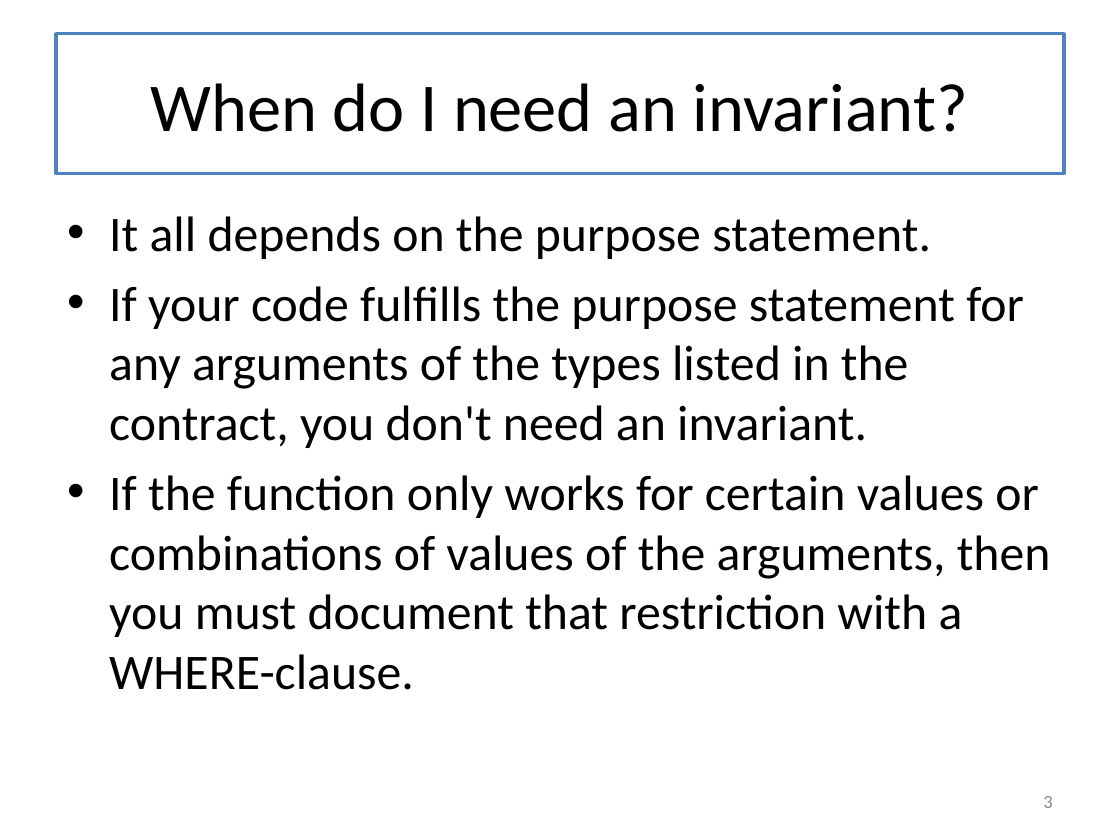
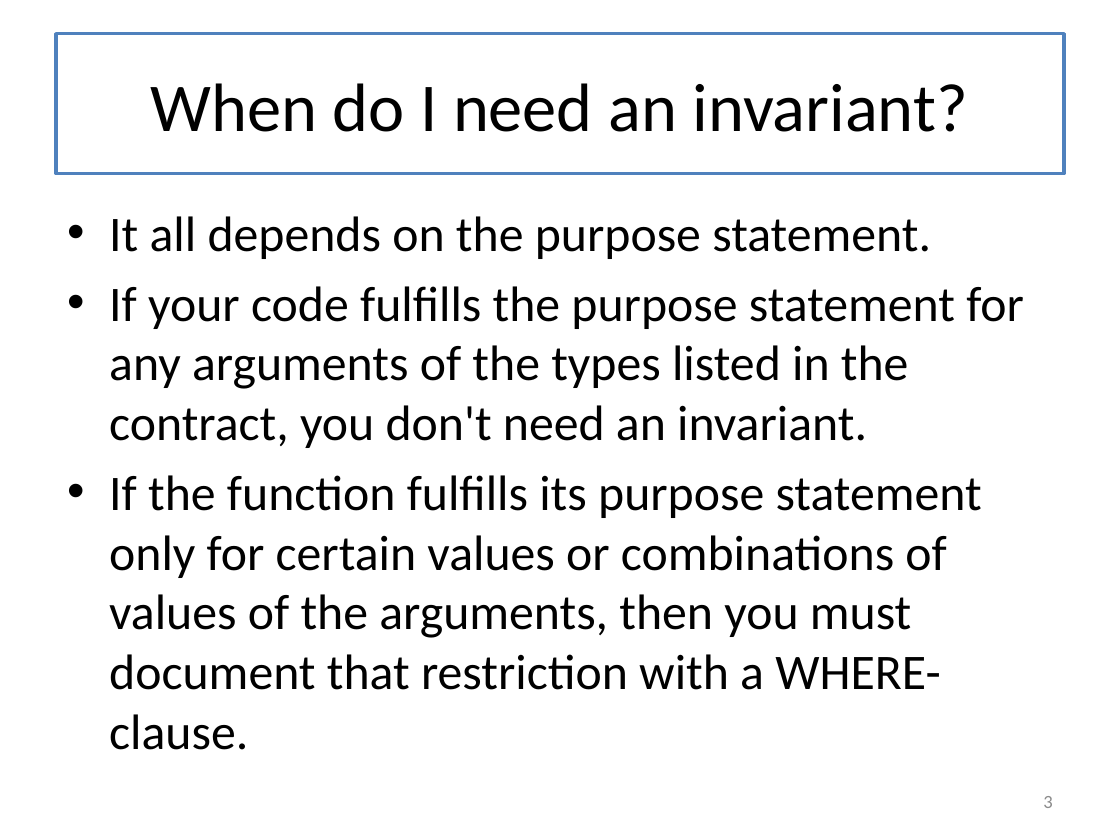
Before and after one commit to mwand/cs5010f16, a slide deck: slide 3 of Slides/Lesson 7.4 When do I need an invariant.pptx. Drawn at 1120x840 pixels with LibreOffice and Linux fonts; fonts in the diff are those of the drawing. Boxes give left, top, right and bottom in pixels: in the first picture for what was removed or moved away, otherwise in the second. Text is boxed around its words. In the diff, an @@ line names an element or a change of style, - is before the commit and + after.

```diff
--- a/Slides/Lesson 7.4 When do I need an invariant.pptx
+++ b/Slides/Lesson 7.4 When do I need an invariant.pptx
@@ text at box(109, 475, 982, 750): text changed @@
-• If the function only works for certain values or combinations of values of the arguments, then you must document that restriction with a WHERE-clause.
+• If the function fulfills its purpose statement only for certain values or combinations of values of the arguments, then you must document that restriction with a WHERE-clause.
```
Also in this commit, not shown: 2 other slides changed, 1 slide removed, 3 other files.
